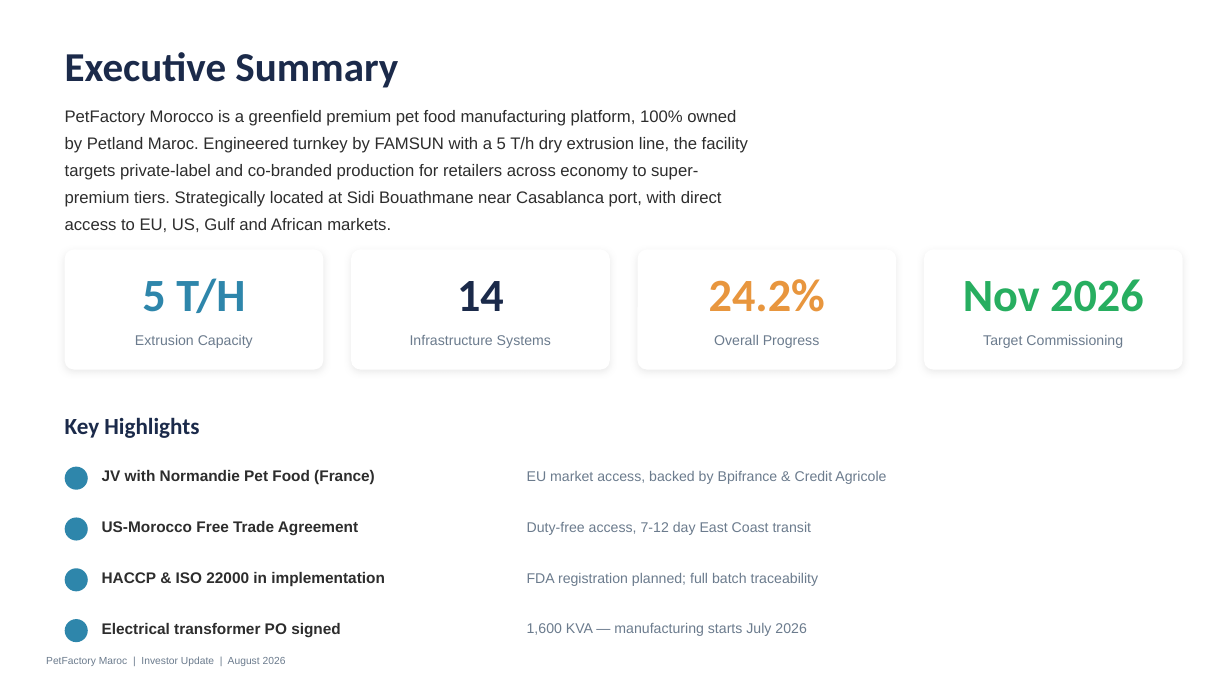
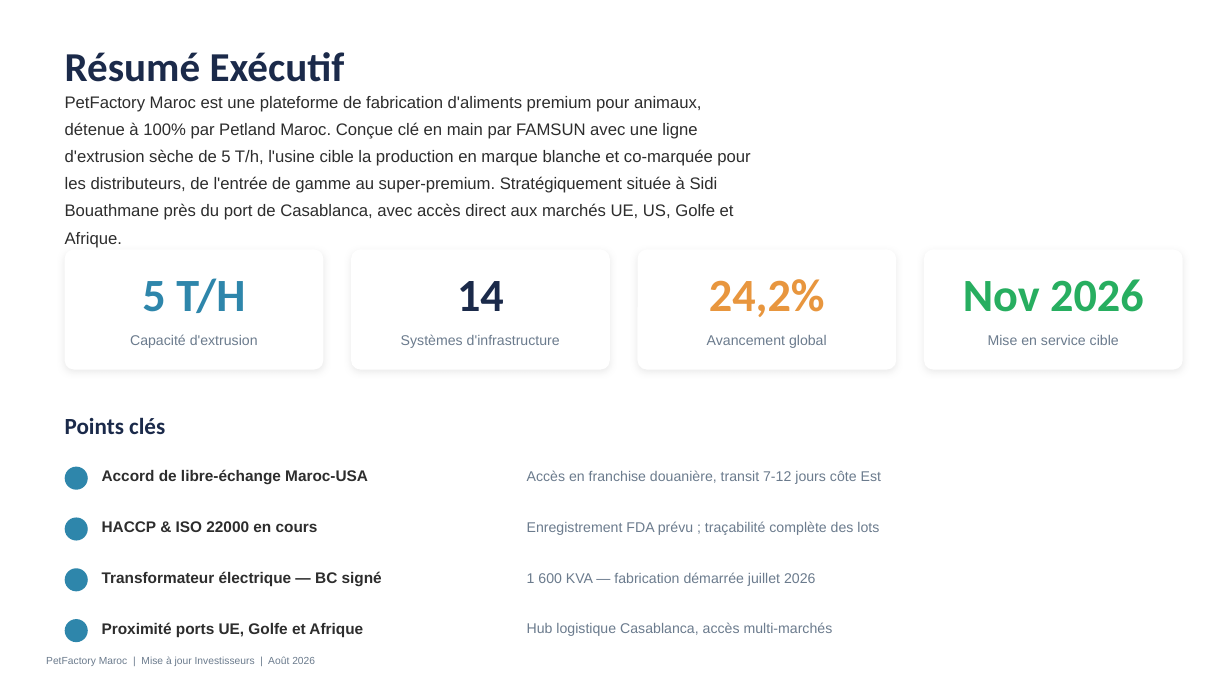
Before and after one commit to Elmouage17/petfactory-morocco, a slide deck: slide 2 of PetFactory_Infrastructure_Investor_Deck.pptx. Drawn at 1232x693 pixels with LibreOffice and Linux fonts; fonts in the diff are those of the drawing. Boxes give left, top, right and bottom in pixels: in the first picture for what was removed or moved away, otherwise in the second. Text is boxed around its words. In the diff, an @@ line names an element or a change of style, - is before the commit and + after.

```diff
--- a/PetFactory_Infrastructure_Investor_Deck.pptx
+++ b/PetFactory_Infrastructure_Investor_Deck.pptx
@@ text at (65, 52, 345, 82): text changed @@
-Executive Summary
+Résumé Exécutif
@@ text at (65, 96, 750, 248): text changed @@
-PetFactory Morocco is a greenfield premium pet food manufacturing platform, 100% owned by Petland Maroc. Engineered turnkey by FAMSUN with a 5 T/h dry extrusion line, the facility targets private-label and co-branded production for retailers across economy to super-premium tiers. Strategically located at Sidi Bouathmane near Casablanca port, with direct access to EU, US, Gulf and African markets.
+PetFactory Maroc est une plateforme de fabrication d'aliments premium pour animaux, détenue à 100% par Petland Maroc. Conçue clé en main par FAMSUN avec une ligne d'extrusion sèche de 5 T/h, l'usine cible la production en marque blanche et co-marquée pour les distributeurs, de l'entrée de gamme au super-premium. Stratégiquement située à Sidi Bouathmane près du port de Casablanca, avec accès direct aux marchés UE, US, Golfe et Afrique.
@@ text at (709, 279, 825, 317): text changed @@
-24.2%
+24,2%
@@ text at (130, 334, 258, 348): text changed @@
-Extrusion Capacity
+Capacité d'extrusion
@@ text at (401, 334, 560, 348): text changed @@
-Infrastructure Systems
+Systèmes d'infrastructure
@@ text at (707, 335, 827, 348): text changed @@
-Overall Progress
+Avancement global
@@ text at (988, 335, 1119, 345): text changed @@
-Target Commissioning
+Mise en service cible
@@ text at (65, 417, 165, 434): text changed @@
-Key Highlights
+Points clés
@@ text at (102, 469, 368, 485): text changed @@
-JV with Normandie Pet Food (France)
+Accord de libre-échange Maroc-USA
@@ text at (527, 470, 881, 484): text changed @@
-EU market access, backed by Bpifrance & Credit Agricole
+Accès en franchise douanière, transit 7-12 jours côte Est
@@ text at (102, 521, 318, 532): text changed @@
-US-Morocco Free Trade Agreement
+HACCP & ISO 22000 en cours
@@ text at (527, 521, 879, 535): text changed @@
-Duty-free access, 7-12 day East Coast transit
+Enregistrement FDA prévu ; traçabilité complète des lots
@@ text at (102, 571, 382, 587): text changed @@
-HACCP & ISO 22000 in implementation
+Transformateur électrique — BC signé
@@ text at (527, 572, 815, 586): text changed @@
-FDA registration planned; full batch traceability
+1 600 KVA — fabrication démarrée juillet 2026
@@ text at (102, 622, 363, 637): text changed @@
-Electrical transformer PO signed
+Proximité ports UE, Golfe et Afrique
@@ text at (527, 622, 833, 636): text changed @@
-1,600 KVA — manufacturing starts July 2026
+Hub logistique Casablanca, accès multi-marchés
@@ text at (46, 656, 315, 666): text changed @@
-PetFactory Maroc | Investor Update | August 2026
+PetFactory Maroc | Mise à jour Investisseurs | Août 2026
```
Also in this commit, not shown: 8 other slides changed, 3 slides added, 3 slides removed, 1 other file.
